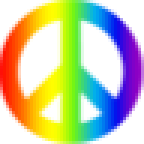
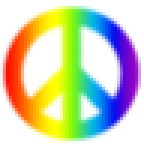
Comparing the layer stacks of the two 144×144 images. Changes:
painted on "Pasted Layer" over [0, 0, 144, 144]
removed layer "Background" over [0, 0, 144, 144]
